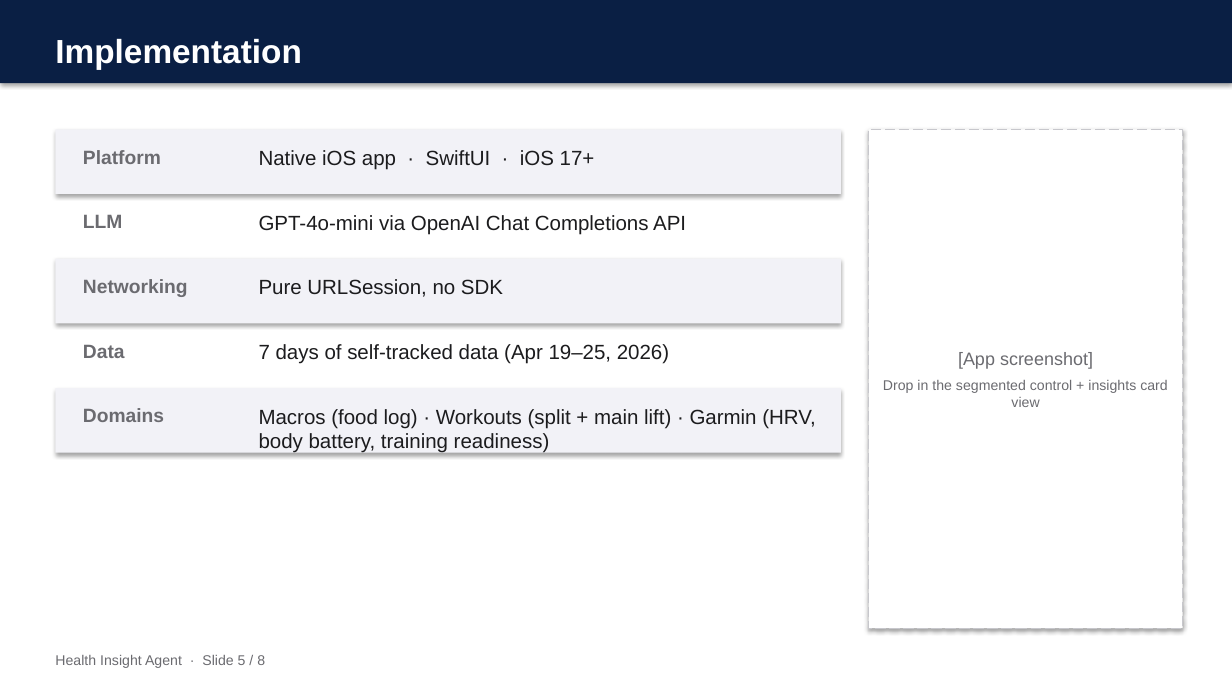
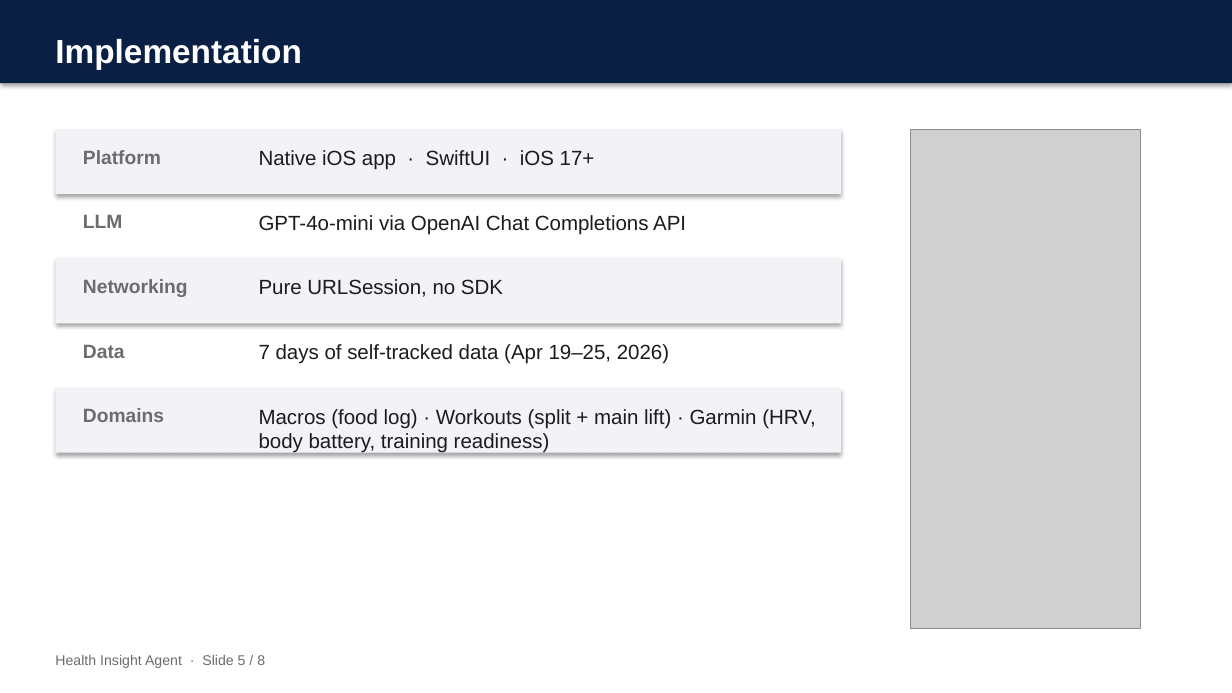
Before and after one commit to jeromez0/health-insight-agent, a slide deck: slide 5 of Slides/slides.pptx. Drawn at 1232x693 pixels with LibreOffice and Linux fonts; fonts in the diff are those of the drawing; grey boxes stand for pictures. Boxes give left, top, right and bottom in pixels: in the first picture for what was removed or moved away, otherwise in the second. Text is boxed around its words. In the diff, an @@ line names an element or a change of style, - is before the commit and + after.

Commit message:
Polish for submission: high-risk reframe, side-by-side example, screenshot, gitignore cleanup

```diff
--- a/Slides/slides.pptx
+++ b/Slides/slides.pptx
@@ rectangle removed at <box>869,129,1183,628</box> @@
-[App screenshot]
-Drop in the segmented control + insights card view
@@ picture added at <box>911,129,1141,628</box> @@
```
Also in this commit, not shown: 7 other files.
